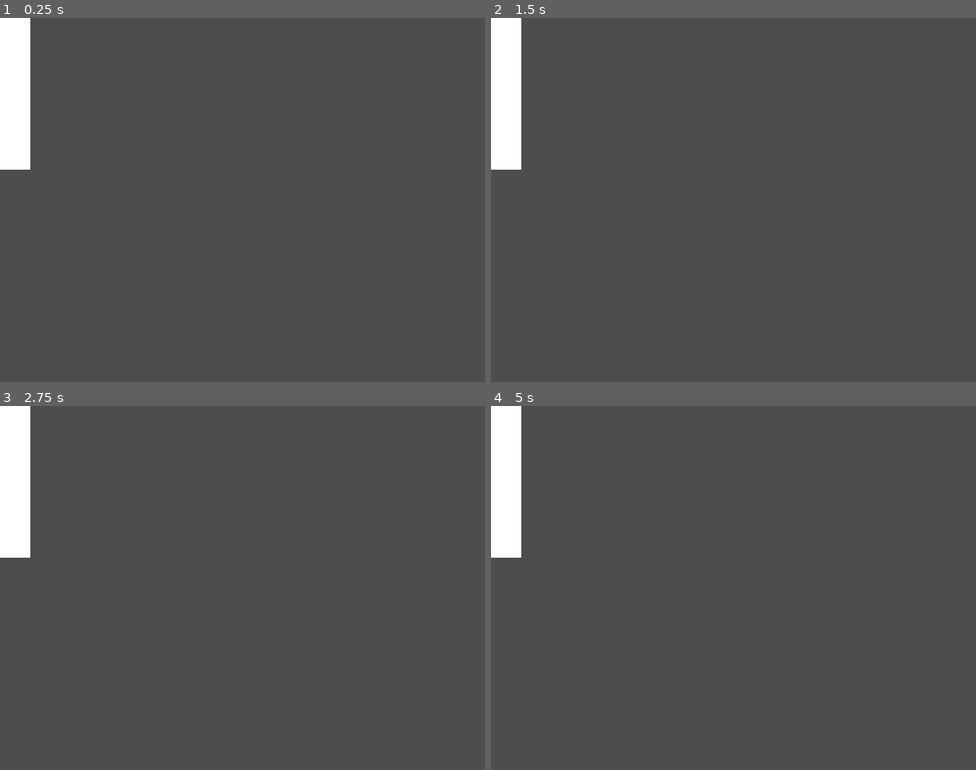
Above: before the commit, frames 1-4 (two rows, left to right).
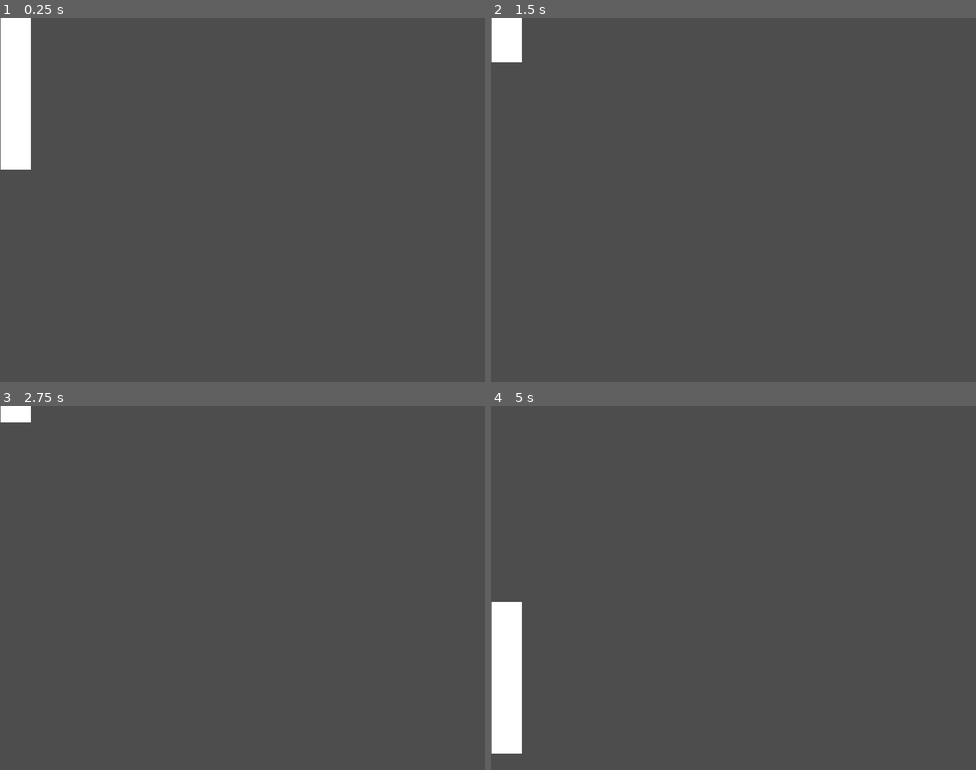
Above: after the commit, the same moments.

Repository: tomzachary/GodotPongClone
Game: Godot game, scene res://actors/Player.tscn
Two runs of this game, one before a commit and one after it. Both use one fixed random seed, a clock stepped at 60 frames per second and the inputs below.
Inputs:
- Up to frame 1 (0.25 s): no input
- Up to frame 2 (1.5 s): tap Enter at 0.5 s; hold W (up) 0.53-1.28 s; hold S (down) from 1.28 s (still down)
- Up to frame 3 (2.75 s): release S (down) at 2.03 s; hold W (up) from 2.03 s (still down)
- Up to frame 4 (5 s): tap Space at 3.5 s; release W (up) at 3.53 s; hold S (down) from 3.53 s (still down)

The runs differ from the first frame. In frame 1, 0.1% of the frame differs, in the area x 0-7%, y 0-42%; in frame 2, 1.9%; in frame 3, 2.3%; in frame 4, 5.2%, in the area x 0-7%, y 0-96%.

Commit message:
Player movement updated to move paddle.

Diff:
--- a/actors/Player.gd
+++ b/actors/Player.gd
@@ -7,7 +7,7 @@
 
 
 # Called every frame. 'delta' is the elapsed time since the previous frame.
-func _process(delta):
+func _process(_delta):
 	pass
 
 
--- a/project.godot
+++ b/project.godot
@@ -25,10 +25,12 @@
 up={
 "deadzone": 0.5,
 "events": [Object(InputEventKey,"resource_local_to_scene":false,"resource_name":"","device":-1,"window_id":0,"alt_pressed":false,"shift_pressed":false,"ctrl_pressed":false,"meta_pressed":false,"pressed":false,"keycode":0,"physical_keycode":87,"key_label":0,"unicode":119,"echo":false,"script":null)
+, Object(InputEventKey,"resource_local_to_scene":false,"resource_name":"","device":-1,"window_id":0,"alt_pressed":false,"shift_pressed":false,"ctrl_pressed":false,"meta_pressed":false,"pressed":false,"keycode":0,"physical_keycode":4194320,"key_label":0,"unicode":0,"echo":false,"script":null)
 ]
 }
 down={
 "deadzone": 0.5,
 "events": [Object(InputEventKey,"resource_local_to_scene":false,"resource_name":"","device":-1,"window_id":0,"alt_pressed":false,"shift_pressed":false,"ctrl_pressed":false,"meta_pressed":false,"pressed":false,"keycode":0,"physical_keycode":83,"key_label":0,"unicode":115,"echo":false,"script":null)
+, Object(InputEventKey,"resource_local_to_scene":false,"resource_name":"","device":-1,"window_id":0,"alt_pressed":false,"shift_pressed":false,"ctrl_pressed":false,"meta_pressed":false,"pressed":false,"keycode":0,"physical_keycode":4194322,"key_label":0,"unicode":0,"echo":false,"script":null)
 ]
 }
--- a/scripts/Movement.gd
+++ b/scripts/Movement.gd
@@ -5,16 +5,17 @@
 @export var speed = 400
 var _direction = Vector2()
 var texture_size: Vector2
+var parent
 
 func _ready():
 	texture_size = Vector2.ZERO #get_node("../Paddle/Sprite2D").texture.get_size() * $Sprite2D.scale
 	screen_size = get_viewport_rect().size
+	parent = get_parent()
 
 func set_direction(direction: Vector2) -> void:
 	_direction = direction
 
 func _process(delta):
-	print_debug("Process Called! " + str(_direction))
 	var normal_vector: Vector2 = _direction.normalized() * speed
-	position += normal_vector * delta
-	position = position.clamp(Vector2(0, 0) , screen_size)
+	parent.position += normal_vector * delta
+	parent.position = parent.position.clamp(Vector2(0, 0) , screen_size)
--- a/scripts/PlayerMovement.gd
+++ b/scripts/PlayerMovement.gd
@@ -6,7 +6,7 @@
 func _ready():
 	pass
 # Called every frame. 'delta' is the elapsed time since the previous frame.
-func _process(delta):
+func _process(_delta):
 	var direction:= Vector2()
 	if Input.is_action_pressed("up"):
 		direction.y -= 1
